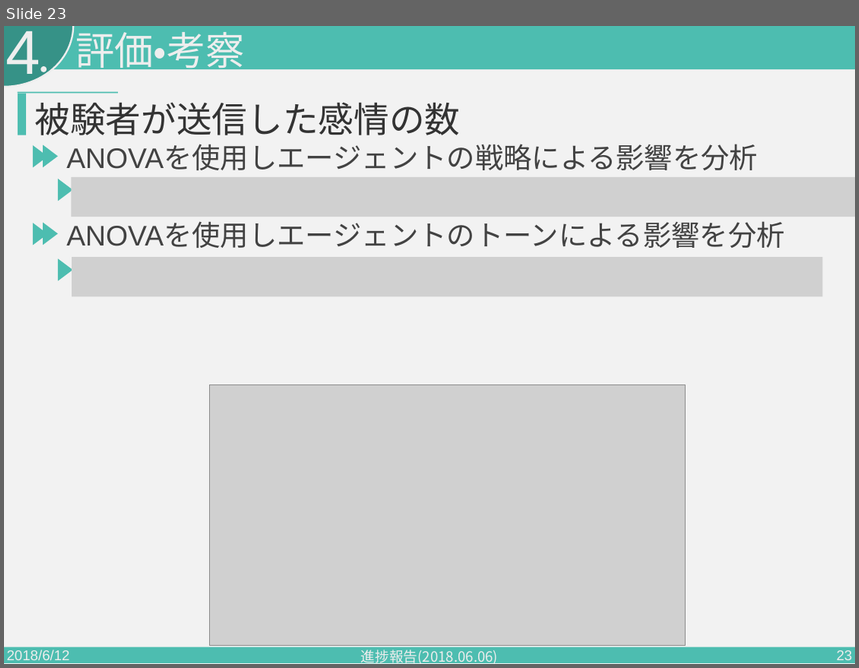
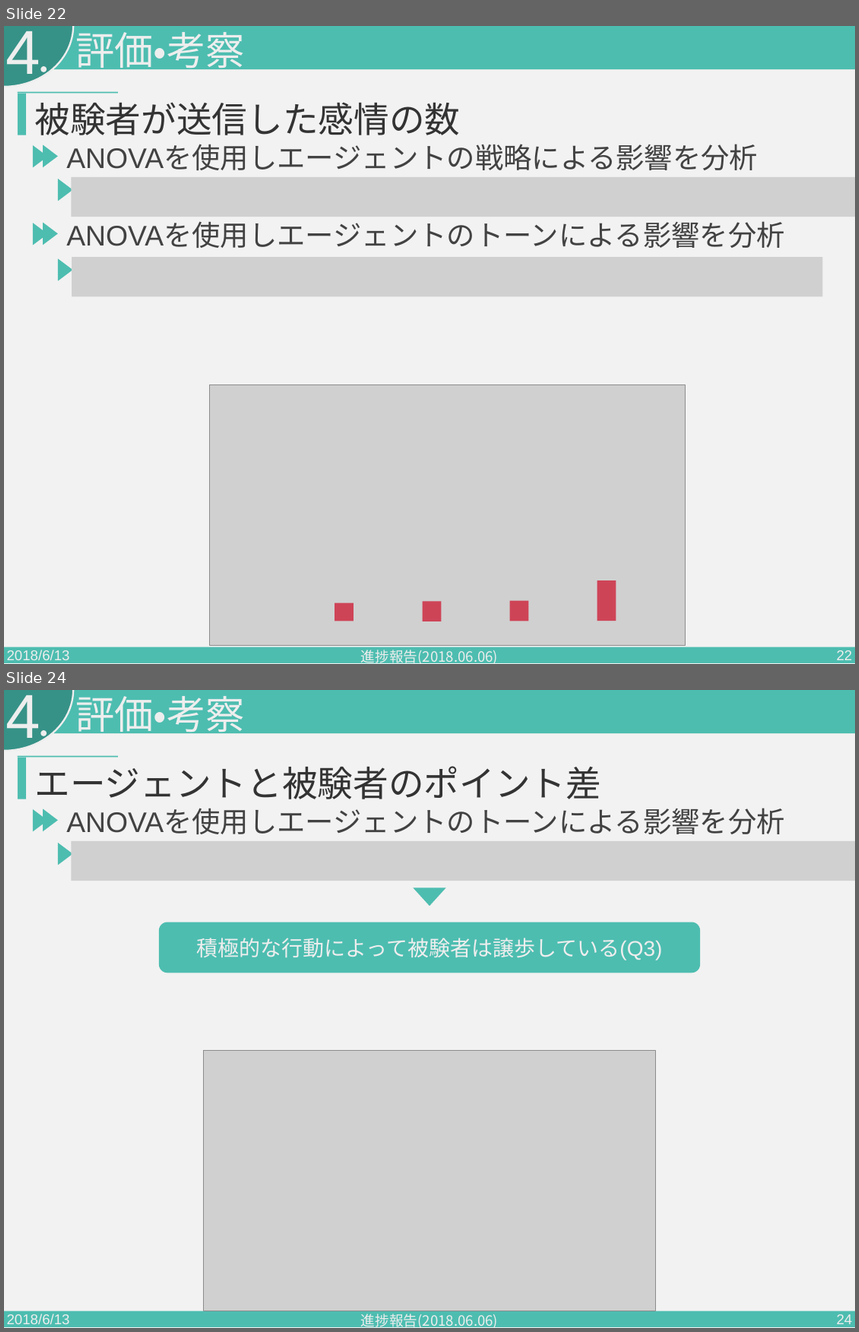
Before and after one commit to PajamaDrive/presentation, a slide deck: presentation_2nd.pptx. Shown one above the other, each under a label of ours: slide 23 before the commit, slides 22 and 24 after it; the slides between them are not shown. The pictures are 859x668 and 859x1332 pixels, drawn with LibreOffice and Linux fonts; fonts in the diff are those of the drawing; grey boxes stand for pictures. Boxes give left, top, right and bottom in pixels: in the first picture for what was removed or moved away, otherwise in the second. Text is boxed around its words. In the diff, an @@ line names an element or a change of style, - is before the commit and + after.

```diff
--- a/presentation_2nd.pptx
+++ b/presentation_2nd.pptx
@@ slide 24 added at [4, 690, 855, 1328], background #F2F2F2; not listed: 4 template elements that a slide beside it also shows @@
@@ text added at [6, 695, 40, 749], 105 pt, text #EEEEEE @@
+4
@@ text added at [75, 696, 245, 739], 66 pt, text #EEEEEE @@
+評価・考察
@@ rectangle added at [18, 757, 26, 799], fill #4DBDB0 @@
@@ rectangle added at [18, 756, 118, 758], fill #4DBDB0 @@
@@ text added at [34, 766, 601, 799], 60 pt, text #333333 @@
+エージェントと被験者のポイント差
@@ triangle added at [33, 809, 48, 831], fill #4DBDB0 @@
@@ triangle added at [44, 809, 58, 831], fill #4DBDB0 @@
@@ text added at [66, 809, 785, 834], 48 pt, text #424242 @@
+ANOVAを使用しエージェントのトーンによる影響を分析
@@ triangle added at [58, 843, 73, 866], fill #4DBDB0 @@
@@ picture added at [71, 841, 855, 881] @@
@@ triangle added at [414, 888, 446, 906], fill #4DBDB0 @@
@@ rounded rectangle added at [159, 923, 700, 973], fill #4DBDB0, 36 pt, text #EEEEEE @@
+積極的な行動によって被験者は譲歩している(Q3)
@@ picture added at [204, 1050, 655, 1311] @@
@@ text added at [7, 1314, 70, 1328], 24 pt, text #EEEEEE @@
+2018/6/13
@@ text added at [361, 1314, 499, 1328], 24 pt, text #EEEEEE @@
+進捗報告(2018.06.06)
@@ page number added at [837, 1315, 853, 1325], 24 pt, text #EEEEEE @@
+24
@@ what was slide 23 is now slide 22 @@
@@ slide 22 changed as well @@
@@ rectangle added at [598, 581, 616, 621], fill #CE4457 @@
@@ rectangle added at [335, 603, 354, 621], fill #CE4457 @@
@@ rectangle added at [422, 602, 441, 622], fill #CE4457 @@
@@ rectangle added at [510, 601, 528, 621], fill #CE4457 @@
@@ text at [7, 650, 70, 664]: text changed @@
-2018/6/12
+2018/6/13
@@ page number at [837, 651, 853, 661]: text changed @@
-23
+22
```
Also in this commit, not shown: 32 other slides changed, 14 other slides added.
